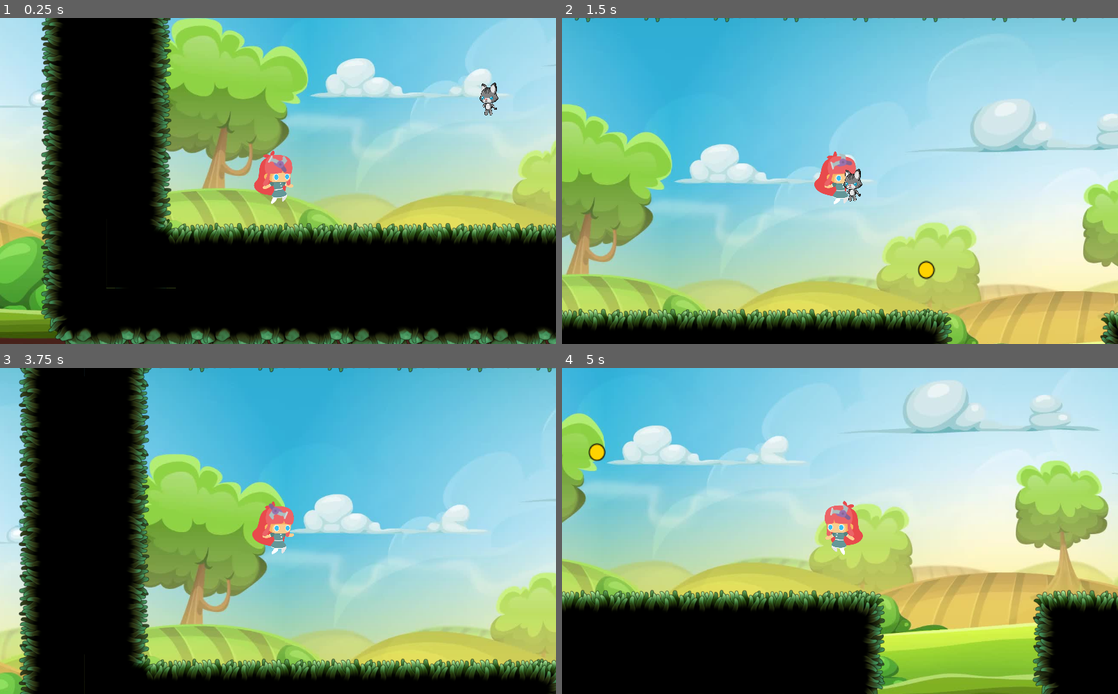
Above: before the commit, frames 1-4 (two rows, left to right).
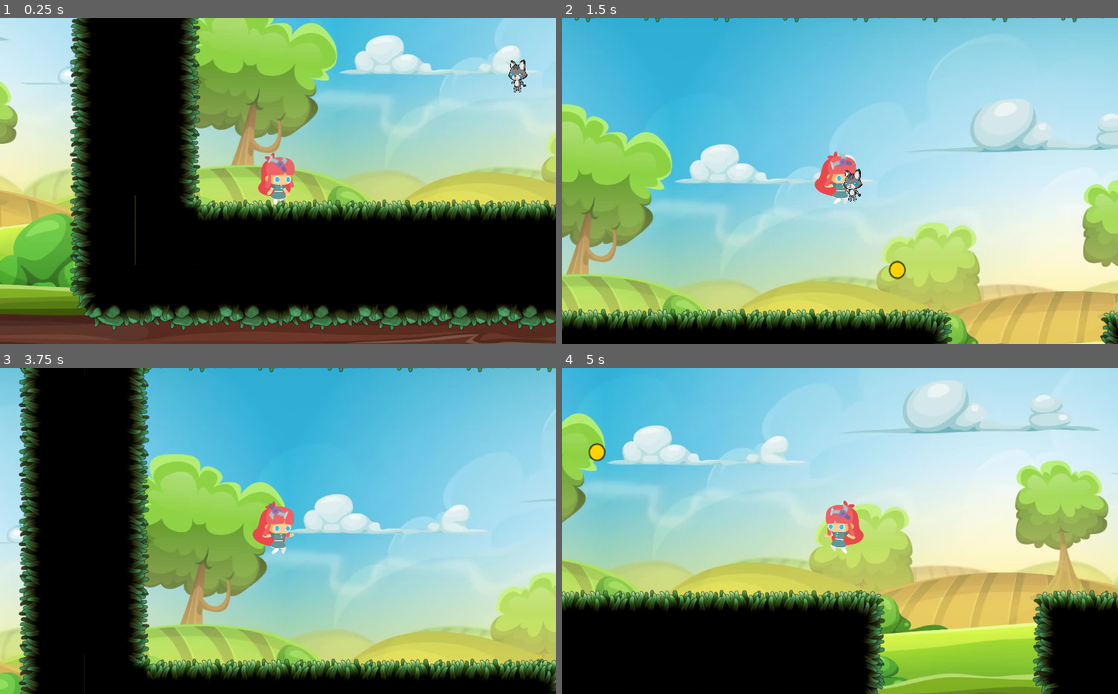
Above: after the commit, the same moments.

Repository: pasqualegabriel/videojuegos-workshop
Game: Godot game, scene res://Main.tscn
The game is run twice, just before and just after one commit, with the same random seed, the same clock (stepped at 60 frames per second) and the same inputs. Sound files missing from this copy of the repository are replaced by a short silence.
Inputs (mouse positions are in pixels of both pictures, inside the frame that each line leads up to):
- Up to frame 1 (0.25 s): no input
- Up to frame 2 (1.5 s): move the mouse to (962, 164) at 0.52 s; hold Right (right) from 0.53 s (still down); click (962, 164) at 0.6 s; tap Up (jump) at 0.77, 0.8, 1.07, 1.35 s; move the mouse to (728, 197) at 1.27 s
- Up to frame 3 (3.75 s): tap Up (jump) at 1.52, 1.82, 2.3, 3.02, 3.32, 3.6 s; click (166, 547) at 1.55 s; move the mouse to (333, 459) at 2.02 s; release Right (right) at 2.03 s; hold Left (left) 2.03-2.78 s; click (333, 459) at 2.1 s; move the mouse to (250, 596) at 2.77 s; hold Right (right) from 2.78 s (still down); click (250, 596) at 2.85 s; move the mouse to (444, 579) at 3.52 s
- Up to frame 4 (5 s): tap Up (jump) at 3.77, 4.07, 4.52, 4.82 s; move the mouse to (673, 482) at 4.27 s; release Right (right) at 4.28 s; hold Left (left) from 4.28 s (still down); click (673, 482) at 4.35 s

The runs differ from the first frame. In frame 1, 51% of the frame differs, in the area x 0-100%, y 0-100%; in frame 2, 0.3%; in frame 3, less than 0.1%; in frame 4, 0.2%.

Commit message:
player sounds

Diff:
--- a/Main.gd
+++ b/Main.gd
@@ -9,3 +9,6 @@
 func _on_Limit_body_entered(body):
 	if body.is_in_group("player"):
 		body.to_start_position()
+
+func _on_AudioStreamPlayer2D_finished():
+	$AudioStreamPlayer2D.play()
--- a/Main.tscn
+++ b/Main.tscn
@@ -6,6 +6,7 @@
 [ext_resource path="res://entities/enemies/Turret.tscn" type="PackedScene" id=4]
 [ext_resource path="res://Main.gd" type="Script" id=5]
 [ext_resource path="res://enviroment/TileMap.tscn" type="PackedScene" id=6]
+[ext_resource path="res://sounds/bgm.ogg" type="AudioStream" id=7]
 
 [sub_resource type="RectangleShape2D" id=1]
 extents = Vector2( 2541.66, 61.4323 )
@@ -19,7 +20,7 @@
 tile_data = PoolIntArray( -131076, 0, 0, -131075, 0, 1, -131074, 0, 1, -131073, 0, 1, -196608, 0, 1, -196607, 0, 1, -19 …(3576 unchanged characters)…
 
 [node name="Player" parent="." instance=ExtResource( 3 )]
-position = Vector2( -67.352, 422.721 )
+position = Vector2( -122.08, 492.133 )
 
 [node name="Turret" parent="." instance=ExtResource( 4 )]
 position = Vector2( 318.413, 290.8 )
@@ -44,4 +45,10 @@
 
 [node name="Star" parent="." instance=ExtResource( 2 )]
 position = Vector2( 3886.33, 180.76 )
+
+[node name="AudioStreamPlayer2D" type="AudioStreamPlayer2D" parent="."]
+stream = ExtResource( 7 )
+volume_db = -5.049
+autoplay = true
 [connection signal="body_entered" from="Limit" to="." method="_on_Limit_body_entered"]
+[connection signal="finished" from="AudioStreamPlayer2D" to="." method="_on_AudioStreamPlayer2D_finished"]
--- /dev/null
+++ b/default_bus_layout.tres
@@ -0,0 +1,9 @@
+[gd_resource type="AudioBusLayout" format=2]
+
+[resource]
+bus/1/name = "Sorround"
+bus/1/solo = false
+bus/1/mute = false
+bus/1/bypass_fx = false
+bus/1/volume_db = 0.0
+bus/1/send = "Master"
--- a/entities/Projectile.gd
+++ b/entities/Projectile.gd
@@ -19,7 +19,7 @@
 
 func _on_Projectile_body_entered(body):
 	if body.is_in_group("player") and !is_player_projectile:
-		print('player hit')
+		body.hit()
 		remove()
 	if body.is_in_group("turret") and is_player_projectile:
 		body.hit()
--- /dev/null
+++ b/entities/player/Jump.gd
@@ -0,0 +1,21 @@
+extends AudioStreamPlayer
+
+onready var jump_audio = load("res://sounds/Jump.ogg")
+onready var walk_audio = load("res://sounds/Leaves1.ogg")
+onready var attack_audio = load("res://sounds/PlayerAttack.ogg")
+onready var hit_audio = load("res://sounds/playerHurt.wav")
+
+func _ready():
+	jump_audio.loop = false
+	walk_audio.loop = false
+	attack_audio.loop = false
+
+func hit():
+	self.stream = hit_audio
+	self.play()
+
+func attack():
+	self.stream = attack_audio
+	self.play()
+#	yield(get_tree().create_timer(1.09), "timeout")
+#	self.set_volume_db(-15)
--- a/entities/player/Player.gd
+++ b/entities/player/Player.gd
@@ -6,6 +6,7 @@
 onready var cannon = $Cannon
 onready var fire_pos = $Cannon/FirePosition
 onready var animation_player = $AnimationPlayer
+onready var audio = $AudioPlayer
 
 var velocity:Vector2 = Vector2.ZERO
 var floor_normal:Vector2 = Vector2.UP
@@ -25,6 +26,7 @@
 
 func handle_input():
 	if Input.is_action_just_pressed("fire"):
+		audio.attack()
 		fire()
 
 	var x_dir = int(Input.is_action_pressed("right")) - int(Input.is_action_pressed("left"))
@@ -35,6 +37,11 @@
 
 	if Input.is_action_just_pressed("jump") and is_on_floor():
 		velocity.y -= jump_speed
+		animation_player.play("jump")
+	elif is_on_floor() and x_dir != 0:
+		animation_player.play("walk")
+	elif is_on_floor() and x_dir == 0:
+		animation_player.play("idle")
 
 	return x_dir
 
@@ -45,13 +52,6 @@
 	elif x_dir > 0:
 		body.flip_h = false
 		body.offset.x = 50
-
-	if !is_on_floor():
-		animation_player.play("jump")
-	elif is_on_floor() and x_dir != 0:
-		animation_player.play("walk")
-	else:
-		animation_player.play("idle")
 
 func _physics_process(_delta):
 	cannon.look_at(get_global_mouse_position())
@@ -69,6 +69,9 @@
 func to_start_position():
 	global_position = container.start_position.global_position
 
+func hit():
+	audio.hit()
+
 #	var x_dir = int(Input.is_action_pressed("right")) - int(Input.is_action_pressed("left"))
 #	position.x += x_dir * velocity * delta
 #	var y_dir = int(Input.is_action_pressed("down")) - int(Input.is_action_pressed("up"))
--- a/entities/player/Player.tscn
+++ b/entities/player/Player.tscn
@@ -1,11 +1,14 @@
-[gd_scene load_steps=9 format=2]
+[gd_scene load_steps=12 format=2]
 
 [ext_resource path="res://entities/player/Player.gd" type="Script" id=1]
 [ext_resource path="res://assets/player/girl_spritesheet.png" type="Texture" id=2]
 [ext_resource path="res://assets/player/raygunPurpleBig.png" type="Texture" id=3]
 [ext_resource path="res://entities/player/PlayerProjectile.tscn" type="PackedScene" id=4]
+[ext_resource path="res://sounds/Jump.ogg" type="AudioStream" id=5]
+[ext_resource path="res://entities/player/Jump.gd" type="Script" id=6]
+[ext_resource path="res://sounds/Leaves1.ogg" type="AudioStream" id=7]
 
-[sub_resource type="CapsuleShape2D" id=5]
+[sub_resource type="CapsuleShape2D" id=1]
 height = 59.5
 
 [sub_resource type="Animation" id=2]
@@ -24,7 +27,7 @@
 "values": [ 30, 31, 32, 33, 34, 35, 36, 37, 38, 39, 40, 41, 42, 43, 44 ]
 }
 
-[sub_resource type="Animation" id=4]
+[sub_resource type="Animation" id=3]
 resource_name = "jump"
 length = 1.5
 step = 0.05
@@ -40,9 +43,22 @@
 "update": 1,
 "values": [ 47, 48, 49, 50, 51, 52, 53, 54, 55, 56, 57, 58, 59, 60, 61, 62, 63, 64, 65, 66, 67, 68, 69, 70, 71, 72, 73, 74, 75, 76, 77 ]
 }
+tracks/1/type = "audio"
+tracks/1/path = NodePath("AudioPlayer")
+tracks/1/interp = 1
+tracks/1/loop_wrap = true
+tracks/1/imported = false
+tracks/1/enabled = true
+tracks/1/keys = {
+"clips": [ {
+"end_offset": 0.0,
+"start_offset": 0.0,
+"stream": ExtResource( 5 )
+} ],
+"times": PoolRealArray( 0 )
+}
 
-[sub_resource type="Animation" id=3]
-resource_name = "walk"
+[sub_resource type="Animation" id=4]
 length = 1.5
 tracks/0/type = "value"
 tracks/0/path = NodePath("Body:frame")
@@ -56,6 +72,24 @@
 "update": 1,
 "values": [ 96, 97, 98, 99, 100, 101, 102, 103, 104, 105, 106, 107, 108, 109, 110 ]
 }
+tracks/1/type = "audio"
+tracks/1/path = NodePath("AudioPlayer")
+tracks/1/interp = 1
+tracks/1/loop_wrap = true
+tracks/1/imported = false
+tracks/1/enabled = true
+tracks/1/keys = {
+"clips": [ {
+"end_offset": 0.0,
+"start_offset": 0.0,
+"stream": ExtResource( 7 )
+}, {
+"end_offset": 0.0,
+"start_offset": 0.0,
+"stream": ExtResource( 7 )
+} ],
+"times": PoolRealArray( 0, 0.6 )
+}
 
 [node name="Player" type="KinematicBody2D"]
 script = ExtResource( 1 )
@@ -67,11 +101,11 @@
 offset = Vector2( 50, 0 )
 vframes = 8
 hframes = 15
-frame = 47
+frame = 96
 
 [node name="CollisionShape2D" type="CollisionShape2D" parent="."]
 position = Vector2( 0, 3 )
-shape = SubResource( 5 )
+shape = SubResource( 1 )
 
 [node name="Camera2D" type="Camera2D" parent="."]
 current = true
@@ -85,5 +119,11 @@
 
 [node name="AnimationPlayer" type="AnimationPlayer" parent="."]
 anims/idle = SubResource( 2 )
-anims/jump = SubResource( 4 )
-anims/walk = SubResource( 3 )
+anims/jump = SubResource( 3 )
+anims/walk = SubResource( 4 )
+
+[node name="AudioPlayer" type="AudioStreamPlayer" parent="."]
+stream = ExtResource( 7 )
+volume_db = -20.0
+bus = "Sorround"
+script = ExtResource( 6 )
--- a/enviroment/LevelTileset.tres
+++ b/enviroment/LevelTileset.tres
@@ -47,49 +47,49 @@
 [sub_resource type="OccluderPolygon2D" id=15]
 polygon = PoolVector2Array( 32, 0, 128, 0, 128, 128, 0, 128, 0, 32 )
 
+[sub_resource type="ConvexPolygonShape2D" id=16]
+points = PoolVector2Array( 0, 0, 96, 0, 96, 128, 0, 128 )
+
 [sub_resource type="ConvexPolygonShape2D" id=17]
-points = PoolVector2Array( 0, 0, 96, 0, 96, 128, 0, 128 )
+points = PoolVector2Array( 0, 0, 128, 0, 128, 96, 0, 96 )
 
 [sub_resource type="ConvexPolygonShape2D" id=18]
-points = PoolVector2Array( 0, 0, 128, 0, 128, 96, 0, 96 )
+points = PoolVector2Array( 32, 0, 128, 0, 128, 128, 32, 128 )
 
 [sub_resource type="ConvexPolygonShape2D" id=19]
-points = PoolVector2Array( 32, 0, 128, 0, 128, 128, 32, 128 )
+points = PoolVector2Array( 128, 128, 0, 128, 0, 0, 128, 0 )
 
 [sub_resource type="ConvexPolygonShape2D" id=20]
-points = PoolVector2Array( 128, 128, 0, 128, 0, 0, 128, 0 )
+points = PoolVector2Array( 96, 0, 96, 0, 96, 64, 64, 96, 0, 96, 0, 0 )
 
 [sub_resource type="ConvexPolygonShape2D" id=21]
-points = PoolVector2Array( 96, 0, 96, 0, 96, 64, 64, 96, 0, 96, 0, 0 )
+points = PoolVector2Array( 128, 0, 128, 96, 64, 96, 32, 64, 32, 0, 32, 0 )
 
 [sub_resource type="ConvexPolygonShape2D" id=22]
-points = PoolVector2Array( 128, 0, 128, 96, 64, 96, 32, 64, 32, 0, 32, 0 )
+points = PoolVector2Array( 128, 96, 128, 96, 96, 128, 0, 128, 0, 0, 128, 0 )
 
 [sub_resource type="ConvexPolygonShape2D" id=23]
-points = PoolVector2Array( 128, 96, 128, 96, 96, 128, 0, 128, 0, 0, 128, 0 )
+points = PoolVector2Array( 0, 96, 0, 0, 128, 0, 128, 128, 32, 128, 0, 96, 0, 96 )
 
 [sub_resource type="ConvexPolygonShape2D" id=24]
-points = PoolVector2Array( 0, 96, 0, 0, 128, 0, 128, 128, 32, 128, 0, 96, 0, 96 )
+points = PoolVector2Array( 32, 0, 32, 0, 128, 0, 128, 128, 0, 128, 0, 32 )
 
 [sub_resource type="ConvexPolygonShape2D" id=25]
-points = PoolVector2Array( 32, 0, 32, 0, 128, 0, 128, 128, 0, 128, 0, 32 )
+points = PoolVector2Array( 128, 32, 128, 32, 128, 128, 0, 128, 0, 0, 96, 0, 128, 32 )
 
 [sub_resource type="ConvexPolygonShape2D" id=26]
-points = PoolVector2Array( 128, 32, 128, 32, 128, 128, 0, 128, 0, 0, 96, 0, 128, 32 )
+points = PoolVector2Array( 0, 0, 0, 0, 96, 0, 128, 32, 128, 128, 32, 128, 0, 96 )
 
 [sub_resource type="ConvexPolygonShape2D" id=27]
-points = PoolVector2Array( 0, 0, 0, 0, 96, 0, 128, 32, 128, 128, 32, 128, 0, 96 )
+points = PoolVector2Array( 128, 0, 128, 0, 128, 96, 96, 128, 0, 128, 0, 32, 32, 0, 128, 0 )
 
 [sub_resource type="ConvexPolygonShape2D" id=28]
-points = PoolVector2Array( 128, 0, 128, 0, 128, 96, 96, 128, 0, 128, 0, 32, 32, 0, 128, 0 )
+points = PoolVector2Array( 128, 128, 32, 128, 32, 16, 128, 16 )
 
 [sub_resource type="ConvexPolygonShape2D" id=29]
-points = PoolVector2Array( 128, 128, 32, 128, 32, 16, 128, 16 )
+points = PoolVector2Array( 128, 128, 0, 128, 0, 16, 128, 16 )
 
 [sub_resource type="ConvexPolygonShape2D" id=30]
-points = PoolVector2Array( 128, 128, 0, 128, 0, 16, 128, 16 )
-
-[sub_resource type="ConvexPolygonShape2D" id=31]
 points = PoolVector2Array( 96, 128, 0, 128, 0, 16, 96, 16 )
 
 [resource]
@@ -112,98 +112,98 @@
 0/navigation_offset = Vector2( 0, 0 )
 0/shape_offset = Vector2( 0, 0 )
 0/shape_transform = Transform2D( 1, 0, 0, 1, 0, 0 )
-0/shape = SubResource( 17 )
+0/shape = SubResource( 16 )
 0/shape_one_way = false
 0/shape_one_way_margin = 1.0
 0/shapes = [ {
 "autotile_coord": Vector2( 2, 1 ),
 "one_way": false,
 "one_way_margin": 1.0,
+"shape": SubResource( 16 ),
+"shape_transform": Transform2D( 1, 0, 0, 1, 0, 0 )
+}, {
+"autotile_coord": Vector2( 1, 2 ),
+"one_way": false,
+"one_way_margin": 1.0,
 "shape": SubResource( 17 ),
 "shape_transform": Transform2D( 1, 0, 0, 1, 0, 0 )
 }, {
-"autotile_coord": Vector2( 1, 2 ),
+"autotile_coord": Vector2( 0, 1 ),
 "one_way": false,
 "one_way_margin": 1.0,
 "shape": SubResource( 18 ),
 "shape_transform": Transform2D( 1, 0, 0, 1, 0, 0 )
 }, {
-"autotile_coord": Vector2( 0, 1 ),
+"autotile_coord": Vector2( 1, 1 ),
 "one_way": false,
 "one_way_margin": 1.0,
 "shape": SubResource( 19 ),
 "shape_transform": Transform2D( 1, 0, 0, 1, 0, 0 )
 }, {
-"autotile_coord": Vector2( 1, 1 ),
+"autotile_coord": Vector2( 2, 2 ),
 "one_way": false,
 "one_way_margin": 1.0,
 "shape": SubResource( 20 ),
 "shape_transform": Transform2D( 1, 0, 0, 1, 0, 0 )
 }, {
-"autotile_coord": Vector2( 2, 2 ),
+"autotile_coord": Vector2( 0, 2 ),
 "one_way": false,
 "one_way_margin": 1.0,
 "shape": SubResource( 21 ),
 "shape_transform": Transform2D( 1, 0, 0, 1, 0, 0 )
 }, {
-"autotile_coord": Vector2( 0, 2 ),
+"autotile_coord": Vector2( 4, 0 ),
 "one_way": false,
 "one_way_margin": 1.0,
 "shape": SubResource( 22 ),
 "shape_transform": Transform2D( 1, 0, 0, 1, 0, 0 )
 }, {
-"autotile_coord": Vector2( 4, 0 ),
+"autotile_coord": Vector2( 5, 0 ),
 "one_way": false,
 "one_way_margin": 1.0,
 "shape": SubResource( 23 ),
 "shape_transform": Transform2D( 1, 0, 0, 1, 0, 0 )
 }, {
-"autotile_coord": Vector2( 5, 0 ),
+"autotile_coord": Vector2( 5, 1 ),
 "one_way": false,
 "one_way_margin": 1.0,
 "shape": SubResource( 24 ),
 "shape_transform": Transform2D( 1, 0, 0, 1, 0, 0 )
 }, {
-"autotile_coord": Vector2( 5, 1 ),
+"autotile_coord": Vector2( 4, 1 ),
 "one_way": false,
 "one_way_margin": 1.0,
 "shape": SubResource( 25 ),
 "shape_transform": Transform2D( 1, 0, 0, 1, 0, 0 )
 }, {
-"autotile_coord": Vector2( 4, 1 ),
+"autotile_coord": Vector2( 2, 6 ),
 "one_way": false,
 "one_way_margin": 1.0,
 "shape": SubResource( 26 ),
 "shape_transform": Transform2D( 1, 0, 0, 1, 0, 0 )
 }, {
-"autotile_coord": Vector2( 2, 6 ),
+"autotile_coord": Vector2( 3, 6 ),
 "one_way": false,
 "one_way_margin": 1.0,
 "shape": SubResource( 27 ),
 "shape_transform": Transform2D( 1, 0, 0, 1, 0, 0 )
 }, {
-"autotile_coord": Vector2( 3, 6 ),
+"autotile_coord": Vector2( 0, 0 ),
 "one_way": false,
 "one_way_margin": 1.0,
 "shape": SubResource( 28 ),
 "shape_transform": Transform2D( 1, 0, 0, 1, 0, 0 )
 }, {
-"autotile_coord": Vector2( 0, 0 ),
+"autotile_coord": Vector2( 1, 0 ),
 "one_way": false,
 "one_way_margin": 1.0,
 "shape": SubResource( 29 ),
 "shape_transform": Transform2D( 1, 0, 0, 1, 0, 0 )
 }, {
-"autotile_coord": Vector2( 1, 0 ),
+"autotile_coord": Vector2( 2, 0 ),
 "one_way": false,
 "one_way_margin": 1.0,
 "shape": SubResource( 30 ),
-"shape_transform": Transform2D( 1, 0, 0, 1, 0, 0 )
-}, {
-"autotile_coord": Vector2( 2, 0 ),
-"one_way": false,
-"one_way_margin": 1.0,
-"shape": SubResource( 31 ),
 "shape_transform": Transform2D( 1, 0, 0, 1, 0, 0 )
 } ]
 0/z_index = 0
--- a/project.godot
+++ b/project.godot
@@ -22,7 +22,6 @@
 [display]
 
 window/size/resizable=false
-window/size/fullscreen=true
 window/stretch/mode="2d"
 window/stretch/aspect="expand"
 
Not shown: 1 places in Main.tscn that only renumber resources
Not shown, added: sounds/Jump.ogg.import
Not shown, added: sounds/Leaves1.ogg.import
Not shown, added: sounds/PlayerAttack.ogg.import
Not shown, added: sounds/bgm.ogg.import
Not shown, added: sounds/catAttack.ogg.import
Not shown, added: sounds/playerHurt.wav.import
Not shown, added: sounds/Jump.ogg
Not shown, added: sounds/Leaves1.ogg
Not shown, added: sounds/PlayerAttack.ogg
Not shown, added: sounds/bgm.ogg
Not shown, added: sounds/catAttack.ogg
(and 1 more such lines)
